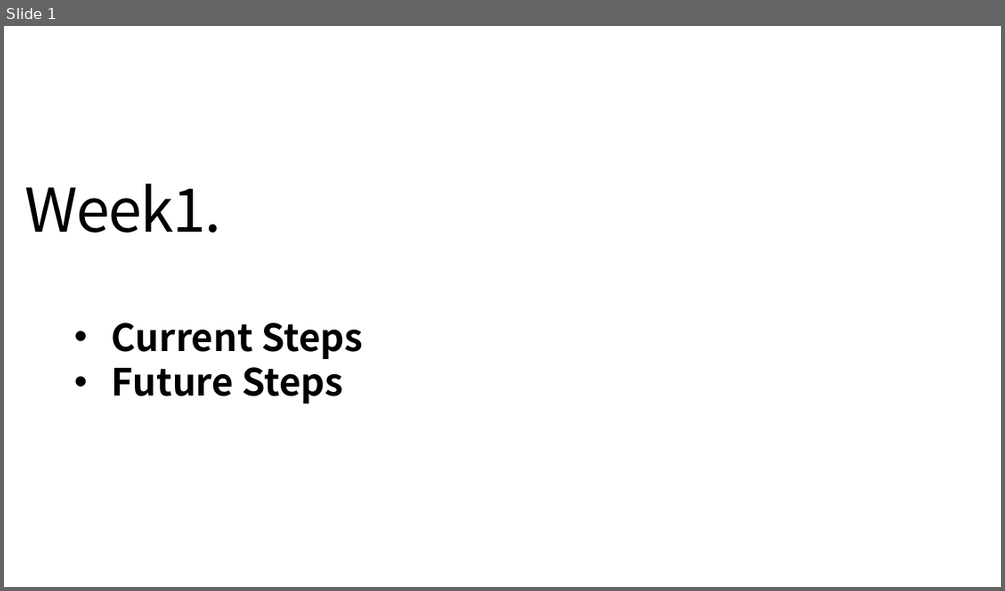
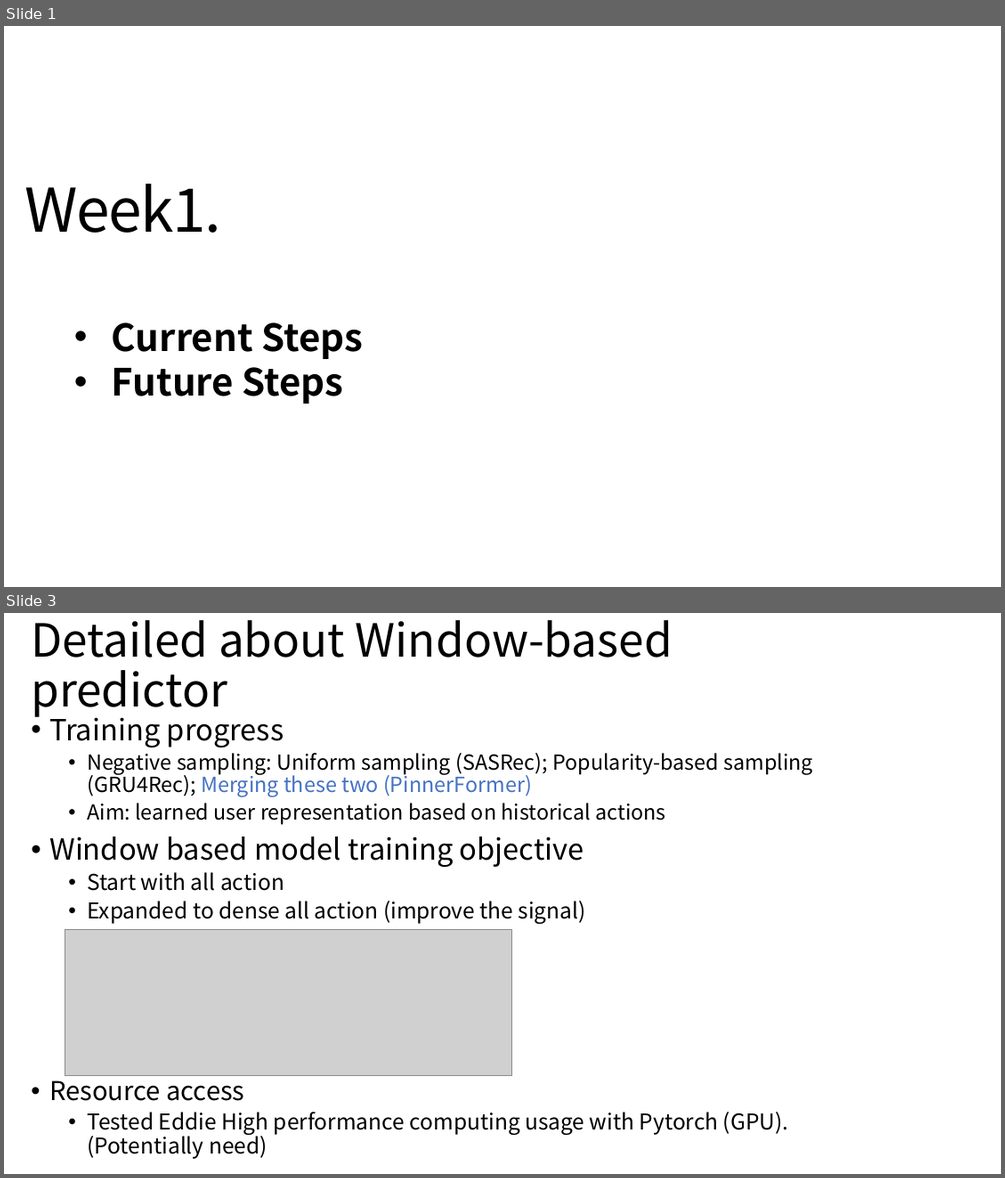
Before and after one commit to YunlongLin0125/Recommender-System, a slide deck: week1/Dissertation_1.pptx. Shown one above the other, each under a label of ours: slide 1 before the commit, slides 1 and 3 after it; the slides between them are not shown. The pictures are 1005x591 and 1005x1178 pixels, drawn with LibreOffice and Linux fonts; fonts in the diff are those of the drawing; grey boxes stand for pictures. Boxes give left, top, right and bottom in pixels: in the first picture for what was removed or moved away, otherwise in the second. Text is boxed around its words. In the diff, an @@ line names an element or a change of style, - is before the commit and + after.

```diff
--- a/week1/Dissertation_1.pptx
+++ b/week1/Dissertation_1.pptx
@@ slide 3 added at (x1=4, y1=613, x2=1001, y2=1174), background #FFFFFF @@
@@ title added at (x1=31, y1=620, x2=672, y2=718), 44 pt, text #000000 @@
+Detailed about Window-based predictor
@@ text added at (x1=49, y1=717, x2=813, y2=1159), 20 pt, text #000000 @@
+• Training progress
+  • Negative sampling: Uniform sampling (SASRec); Popularity-based sampling (GRU4Rec); Merging these two (PinnerFormer)
+  • Aim: learned user representation based on historical actions
+• Window based model training objective
+  • Start with all action
+  • Expanded to dense all action (improve the signal)
+• Resource access
+  • Tested Eddie High performance computing usage with Pytorch (GPU). (Potentially need)
@@ picture added at (x1=65, y1=929, x2=512, y2=1075) @@
```
Also in this commit, not shown: 2 slides changed, 1 other file.
